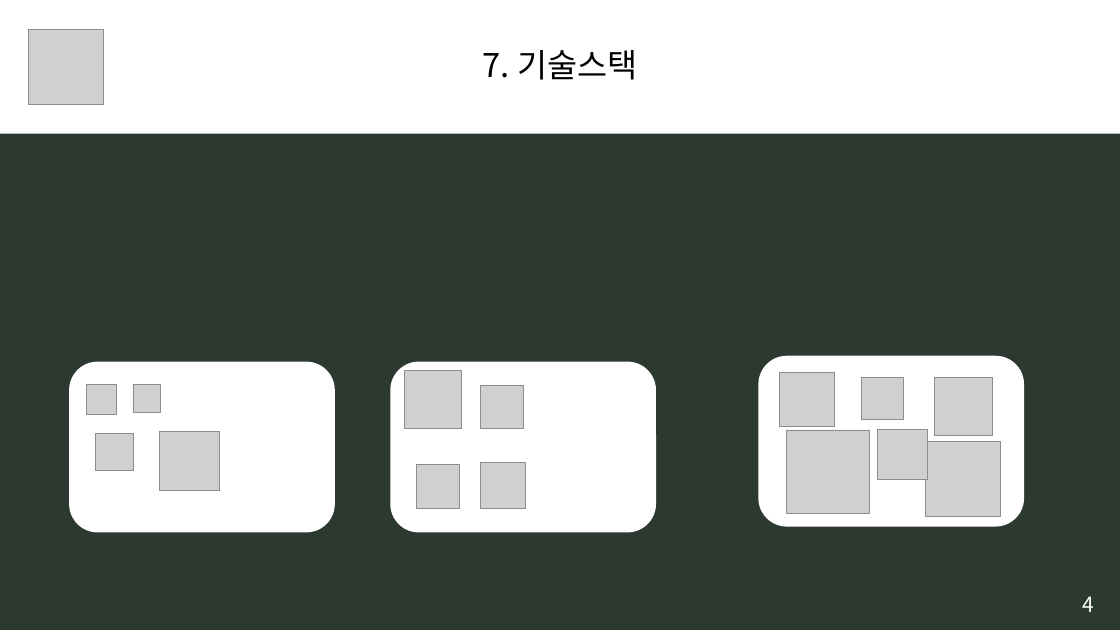
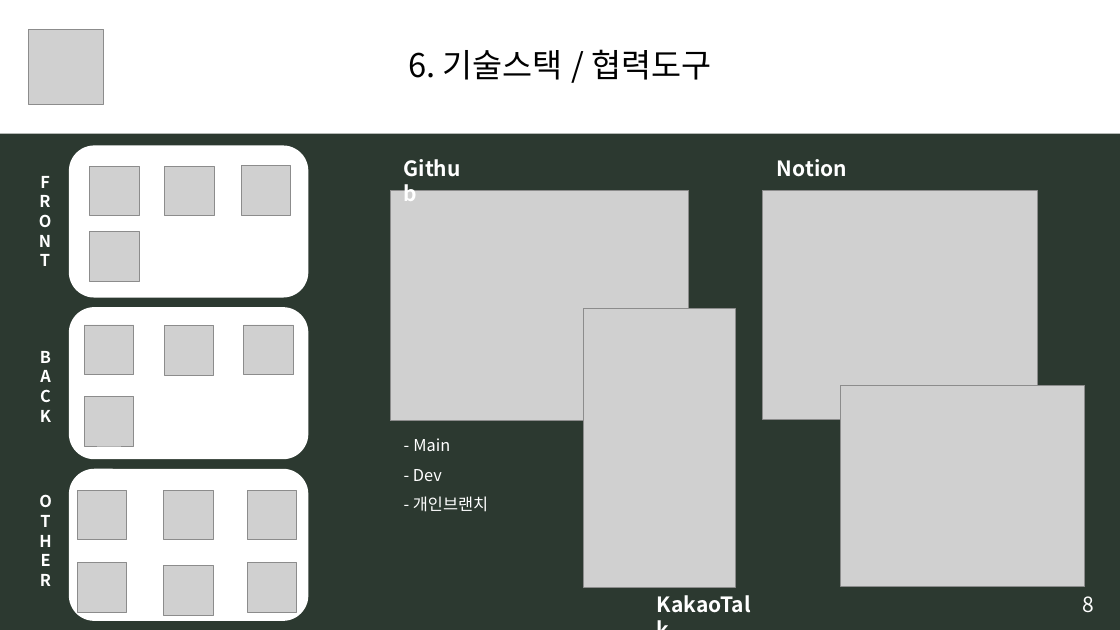
Before and after one commit to BIGDATA-UI-T3/Lastpage_Project, a slide deck: slide 7 of [모듈] 17.pptx. Drawn at 1120x630 pixels with LibreOffice and Linux fonts; fonts in the diff are those of the drawing; grey boxes stand for pictures. Boxes give left, top, right and bottom in pixels: in the first picture for what was removed or moved away, otherwise in the second. Text is boxed around its words. In the diff, an @@ line names an element or a change of style, - is before the commit and + after.

```diff
--- a/[모듈] 17.pptx
+++ b/[모듈] 17.pptx
@@ text in rectangle at box(408, 49, 712, 80): text changed @@
-7. 기술스택
+6. 기술스택 / 협력도구
@@ rounded rectangle: place and size @@
-rounded rectangle at box(759, 356, 1024, 527)
+rounded rectangle at box(69, 145, 308, 297)
@@ text added at box(39, 176, 52, 266), 14 pt, text #FFFFFF, bold @@
+F
+R
+O
+N
+T
@@ picture: place and size @@
-picture at box(87, 385, 117, 415)
+picture at box(90, 166, 139, 216)
@@ picture: place and size @@
-picture at box(133, 385, 160, 413)
+picture at box(165, 166, 214, 216)
@@ picture: place and size @@
-picture at box(160, 431, 219, 491)
+picture at box(241, 166, 291, 215)
@@ text added at box(396, 151, 481, 185), 18 pt, text #FFFFFF, bold @@
+Github
@@ text added at box(777, 159, 847, 177), 18 pt, text #FFFFFF, bold @@
+Notion
@@ picture added at box(390, 191, 688, 421) @@
@@ picture added at box(763, 191, 1038, 419) @@
@@ picture: place and size @@
-picture at box(96, 434, 133, 471)
+picture at box(90, 232, 139, 281)
@@ rounded rectangle: place and size @@
-rounded rectangle at box(69, 361, 334, 532)
+rounded rectangle at box(69, 308, 308, 460)
@@ picture: place and size @@
-picture at box(404, 371, 462, 429)
+picture at box(84, 325, 134, 375)
@@ picture: place and size @@
-picture at box(481, 386, 523, 428)
+picture at box(164, 326, 213, 376)
@@ picture: place and size @@
-picture at box(417, 465, 460, 508)
+picture at box(244, 325, 293, 375)
@@ picture added at box(583, 308, 735, 587) @@
@@ text added at box(40, 351, 51, 422), 14 pt, text #FFFFFF, bold @@
+B
+A
+C
+K
@@ picture added at box(841, 386, 1085, 587) @@
@@ picture: place and size @@
-picture at box(481, 463, 526, 508)
+picture at box(84, 397, 134, 446)
@@ text added at box(413, 438, 488, 512), 14 pt, text #FFFFFF @@
+- Main
+- Dev
+- 개인브랜치
@@ rounded rectangle: place and size @@
-rounded rectangle at box(391, 361, 656, 532)
+rounded rectangle at box(69, 469, 308, 621)
@@ text added at box(39, 494, 52, 586), 14 pt, text #FFFFFF, bold @@
+O
+T
+H
+E
+R
@@ picture: place and size @@
-picture at box(780, 372, 834, 427)
+picture at box(77, 491, 127, 540)
@@ picture: place and size @@
-picture at box(861, 377, 903, 419)
+picture at box(164, 491, 213, 540)
@@ picture: place and size @@
-picture at box(935, 377, 993, 435)
+picture at box(247, 491, 297, 540)
@@ picture: place and size @@
-picture at box(786, 430, 870, 513)
+picture at box(77, 563, 127, 613)
@@ picture: place and size @@
-picture at box(877, 429, 928, 480)
+picture at box(164, 566, 213, 616)
@@ picture: place and size @@
-picture at box(925, 441, 1000, 516)
+picture at box(247, 563, 297, 613)
@@ text added at box(649, 587, 767, 621), 18 pt, text #FFFFFF, bold @@
+KakaoTalk
@@ text at box(1083, 596, 1095, 613): text changed @@
-4
+8
```
Also in this commit, not shown: 6 other slides changed, 3 slides added, 1 slide removed.
